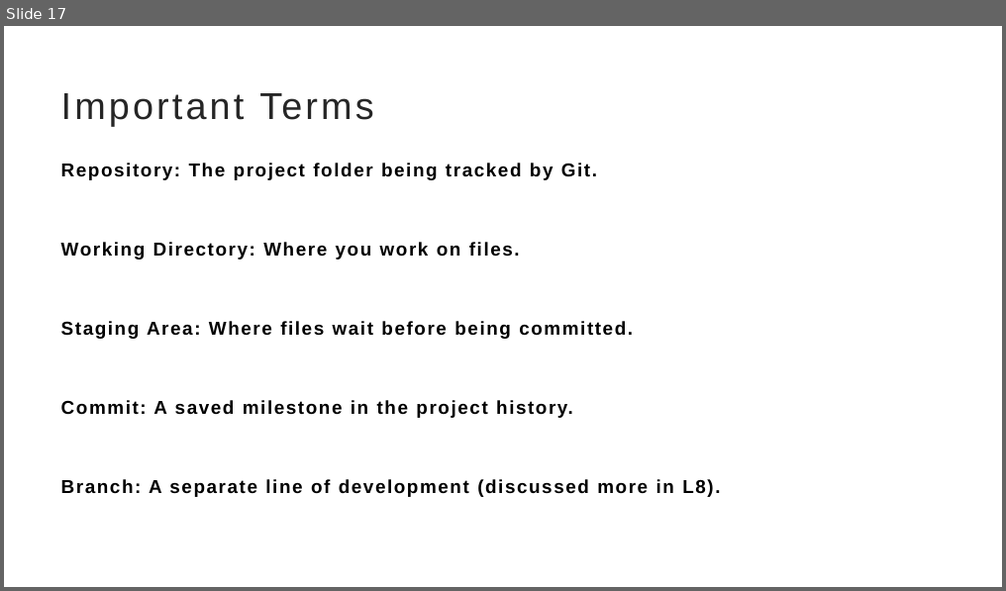
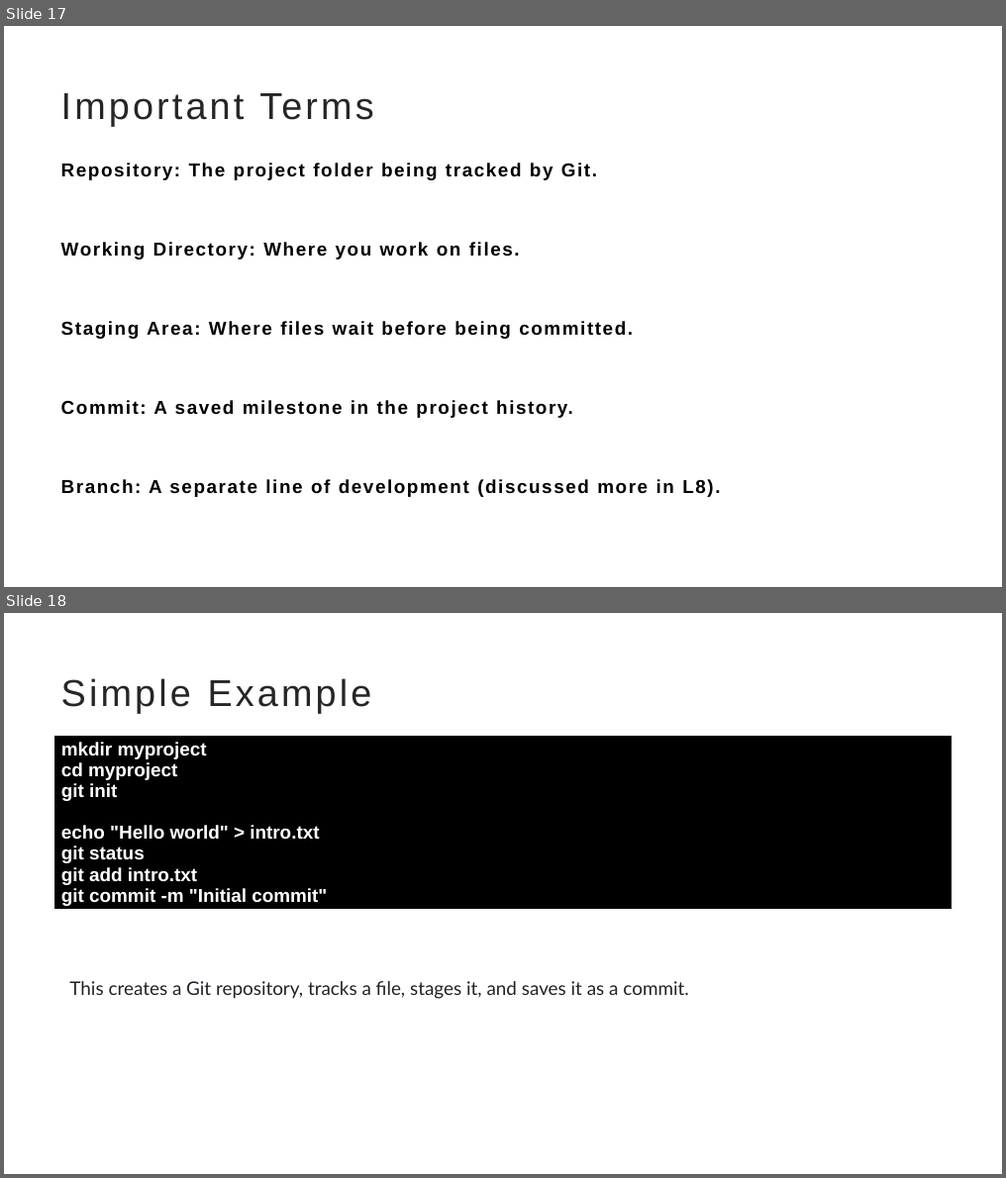
Before and after one commit to TahirMahmoodKamboh/git, a slide deck: Git-Lec-1-Lec2.pptx. Shown one above the other, each under a label of ours: slide 17 before the commit, slides 17 and 18 after it. The pictures are 1006x591 and 1006x1178 pixels, drawn with LibreOffice and Linux fonts; fonts in the diff are those of the drawing. Boxes give left, top, right and bottom in pixels: in the first picture for what was removed or moved away, otherwise in the second. Text is boxed around its words. In the diff, an @@ line names an element or a change of style, - is before the commit and + after.

```diff
--- a/Git-Lec-1-Lec2.pptx
+++ b/Git-Lec-1-Lec2.pptx
@@ slide 18 added at (4,613,1002,1174), background #FFFFFF @@
@@ title added at (61,678,372,713), 36 pt, text #262626 @@
+Simple Example
@@ table added at (54,735,952,910), 1 rows, 1 columns @@
+mkdir myproject / cd myproject / git init / echo "Hello world" > intro.txt / git status / git add intro.txt / git commit -m "Initial commit"
@@ text added at (69,981,688,999), 18 pt, text #1F2328 @@
+This creates a Git repository, tracks a file, stages it, and saves it as a commit.
```
Also in this commit, not shown: 21 other slides added, 4 other files.
